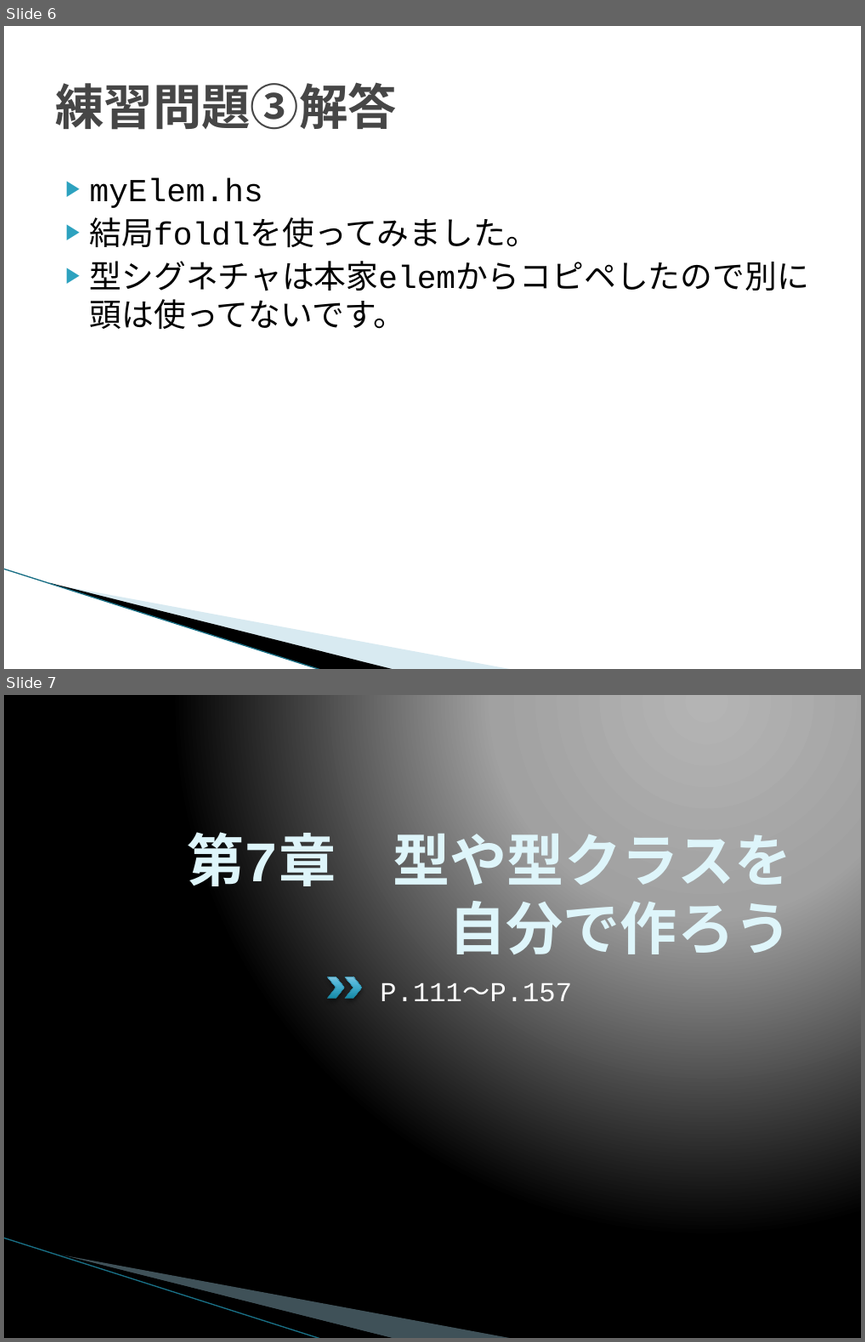
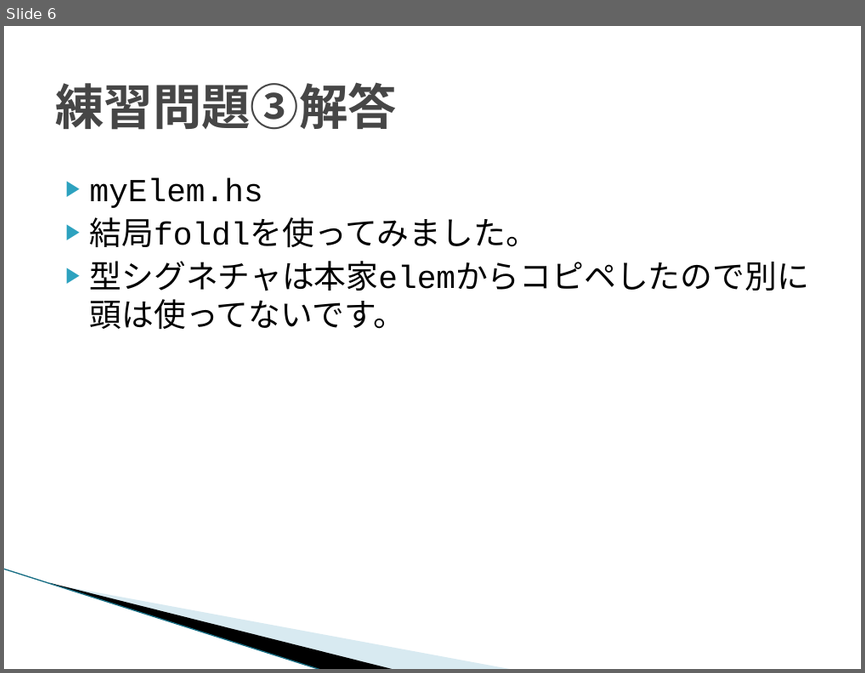
Before and after one commit to Hiroka0619/LYaHfGGreadingMIS, a slide deck: 201401/LYaHfGG5_hiroka.pptx. Shown one above the other, each under a label of ours: slides 6 and 7 before the commit, slide 6 after it. The pictures are 865x1342 and 865x673 pixels, drawn with LibreOffice and Linux fonts; fonts in the diff are those of the drawing; background and template pictures are left out. Boxes give left, top, right and bottom in pixels: in the first picture for what was removed or moved away, otherwise in the second. Text is boxed around its words. In the diff, an @@ line names an element or a change of style, - is before the commit and + after.

```diff
--- a/201401/LYaHfGG5_hiroka.pptx
+++ b/201401/LYaHfGG5_hiroka.pptx
@@ slide 7 removed at (4,695,861,1338), background gradient #B4B4B4 to #A2A2A2 to #000000; not listed: 3 template elements that a slide beside it also shows @@
@@ title removed at (188,823,791,964) @@
-第7章 型や型クラスを
-自分で作ろう
@@ chevron removed at (327,977,344,998) @@
@@ chevron removed at (345,977,362,998) @@
@@ text removed at (380,982,572,1009) @@
-P.111～P.157
```
Also in this commit, not shown: 2 slides changed, 7 other slides removed, 1 other file.
